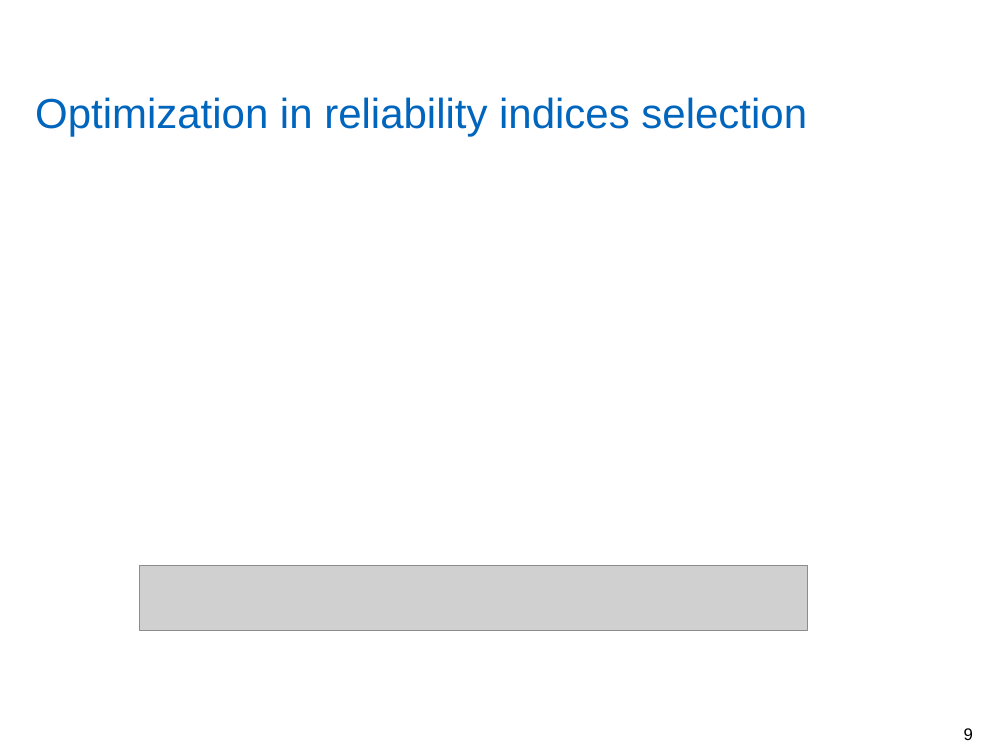
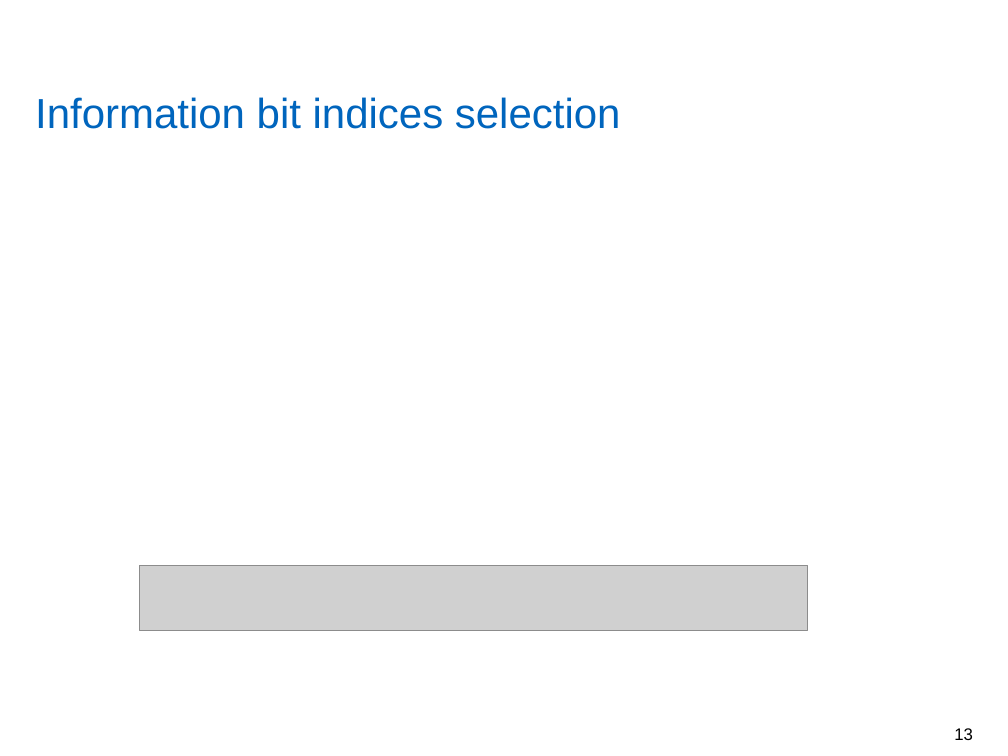
Before and after one commit to yadhu1961/thesis_5GPolorCodes, a slide deck: slide 13 of final_presentation/finalPpt.pptx (slide 9 before the commit). Drawn at 1008x756 pixels with LibreOffice and Linux fonts; fonts in the diff are those of the drawing; grey boxes stand for pictures; background and template pictures are left out. Boxes give left, top, right and bottom in pixels: in the first picture for what was removed or moved away, otherwise in the second. Text is boxed around its words. In the diff, an @@ line names an element or a change of style, - is before the commit and + after.

```diff
--- a/final_presentation/finalPpt.pptx
+++ b/final_presentation/finalPpt.pptx
@@ title at (35, 97, 621, 129): text changed @@
-Optimization in reliability indices selection
+Information bit indices selection
@@ page number at (954, 728, 973, 740): text changed @@
-9
+13
```
Also in this commit, not shown: 12 other slides changed, 17 slides added, 1 slide removed, 8 other files.
